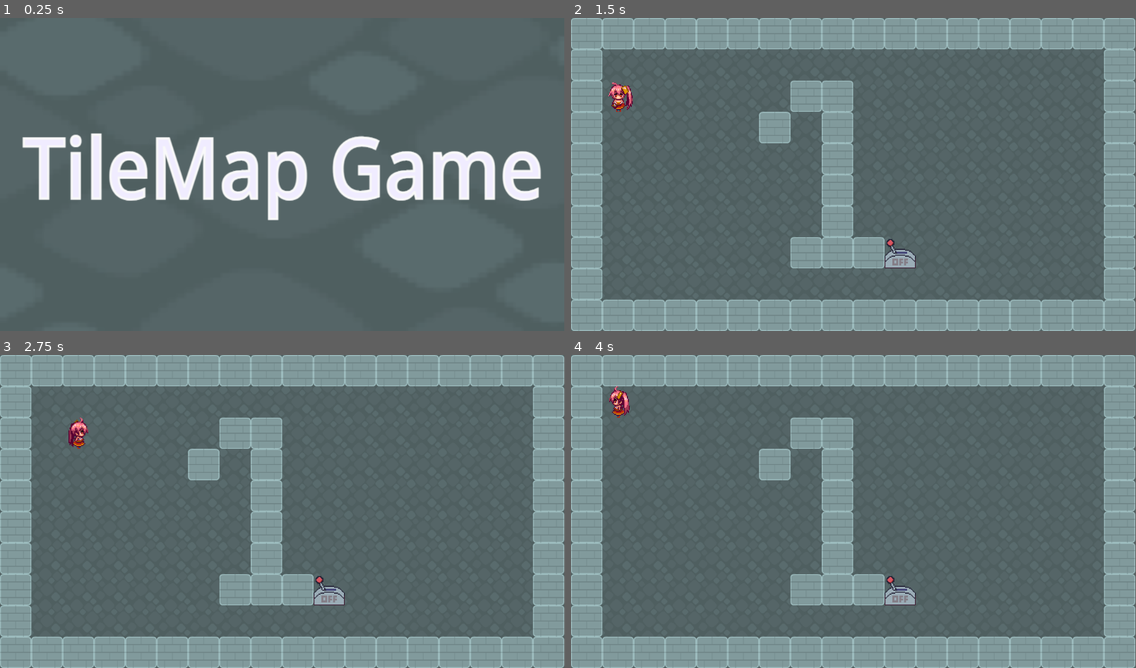
Above: before the commit, frames 1-4 (two rows, left to right).
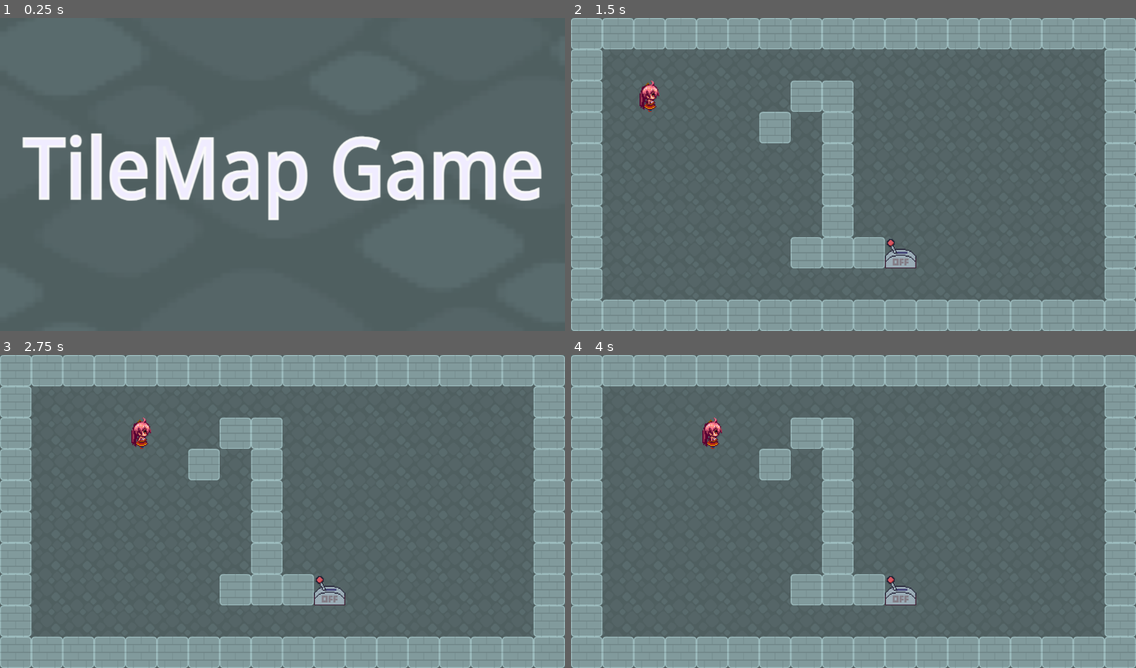
Above: after the commit, the same moments.

Repository: amami-harhid/Godot4_tilemap_001
Game: Godot game, scene res://resources/Main.tscn
The game is run twice, just before and just after one commit, with the same random seed, the same clock (stepped at 60 frames per second) and the same inputs.
Inputs (mouse positions are in pixels of both pictures, inside the frame that each line leads up to):
- Up to frame 1 (0.25 s): no input
- Up to frame 2 (1.5 s): tap Enter at 0.5 s; move the mouse to (977, 158) at 0.52 s; hold Right (ui_right) 0.53-1.28 s; click (977, 158) at 0.6 s; move the mouse to (740, 190) at 1.27 s; hold Down (ui_down) from 1.28 s (still down); click (740, 190) at 1.35 s
- Up to frame 3 (2.75 s): move the mouse to (339, 442) at 2.02 s; release Down (ui_down) at 2.03 s; hold Right (ui_right) from 2.03 s (still down); click (339, 442) at 2.1 s
- Up to frame 4 (4 s): move the mouse to (825, 574) at 2.77 s; release Right (ui_right) at 2.78 s; hold Up (ui_up) 2.78-3.53 s; click (825, 574) at 2.85 s; move the mouse to (1023, 558) at 3.52 s; hold Left (ui_left) from 3.53 s (still down); click (1023, 558) at 3.6 s
In our replay, the window is 799x444 before the commit and 800x444 after it. These sizes can differ from the game's own. Grey fills any space a smaller window leaves; there, only what the larger window draws over its background counts as a difference.

The runs differ from the first frame. In frame 1, 1.0% of the frame differs, in the area x 21-96%, y 38-65%; in frame 2, 1.2%, in the area x 6-100%, y 0-100%; in frame 3, 1.2%; in frame 4, 1.2%.
Error after the commit: Invalid access to property or key 'button_mask' on a base object of type 'InputEventKey'. (res://src/games/GameCommon.gd:33)

Commit message:
strech mode=viewport

Diff:
--- a/project.godot
+++ b/project.godot
@@ -23,7 +23,16 @@
 [display]
 
 window/size/viewport_height=640
+window/stretch/mode="viewport"
 
 [editor]
 
 run/main_run_args="--rendering-driver opengl3"
+
+[input]
+
+mouse_flick={
+"deadzone": 0.5,
+"events": [Object(InputEventMouseButton,"resource_local_to_scene":false,"resource_name":"","device":-1,"window_id":0,"alt_pressed":false,"shift_pressed":false,"ctrl_pressed":false,"meta_pressed":false,"button_mask":0,"position":Vector2(0, 0),"global_position":Vector2(0, 0),"factor":1.0,"button_index":1,"pressed":false,"double_click":false,"script":null)
+]
+}
--- a/resources/Main.tscn
+++ b/resources/Main.tscn
@@ -38,4 +38,7 @@
 
 [node name="CanvasLayerPanel" type="CanvasLayer" parent="."]
 
-[node name="AudioStreamPlayer2D" type="AudioStreamPlayer2D" parent="."]
+[node name="TouchPanel" type="PanelContainer" parent="CanvasLayerPanel"]
+modulate = Color(1, 1, 1, 0)
+offset_right = 1154.0
+offset_bottom = 642.0
--- a/src/games/GameCommon.gd
+++ b/src/games/GameCommon.gd
@@ -28,10 +28,37 @@
 func _get_animation_wait_time()->float:
 	return 10 # 仮の値
 
+# マウス操作を検知する
+func _input(event:InputEvent):
+	if event.button_mask > 0: # マウス押されたとき
+		var _relative = event.get('relative')
+		if _relative : # フリックしたとき
+			pass
+	#print(event)
+
 # Playerを操作するメソッド
 # GameSceneのTileMap(=game)の_process() で呼び出すこと
 func _process_player():
-	if Input.is_action_just_pressed("ui_up"):
+	if Input.is_action_just_released("mouse_flick"):
+		var _mouse_pos = get_viewport().get_mouse_position()
+		var _pos = local_to_map(_mouse_pos)  - player.get_map_position()
+		var _abs_pos = abs(_pos)
+		if _abs_pos.x > _abs_pos.y :
+			if _pos.x > 0: # 右へ
+				_move_right()
+				player.animation_right()
+			elif _pos.x < 0: # 左へ
+				_move_left()
+				player.animation_left()
+		else:
+			if _pos.y > 0: # 下へ
+				_move_down()
+				player.animation_down()
+			elif _pos.y < 0: # 上へ
+				_move_up()
+				player.animation_up()
+
+	elif Input.is_action_just_pressed("ui_up"):
 		_move_up()
 		player.animation_up()
 	elif Input.is_action_just_pressed("ui_right"):
--- a/src/main/Main.gd
+++ b/src/main/Main.gd
@@ -25,3 +25,31 @@
 
 func _process(delta):
 	pass
+
+
+var _mouse_move = false
+
+# GUI Panel
+func _on_touch_panel_gui_input(event:InputEvent):
+	if event.button_mask > 0:
+		var _relative = event.get('relative')
+		if _relative :
+			_mouse_move = true
+			if abs(_relative.x) > abs(_relative.y):
+				# 横方向の移動とする
+				if _relative.x > 0:
+					print('右へ')
+				elif _relative.x < 0:
+					print('左へ')
+			else:
+				# 縦方向の移動とする
+				if _relative.y > 0:
+					print('下へ')
+				elif _relative.y < 0:
+					print('上へ')
+				pass
+			print(event.relative)
+		pass
+	else:
+		_mouse_move = false
+	pass # Replace with function body.
Not shown, added: export_presets.cfg
